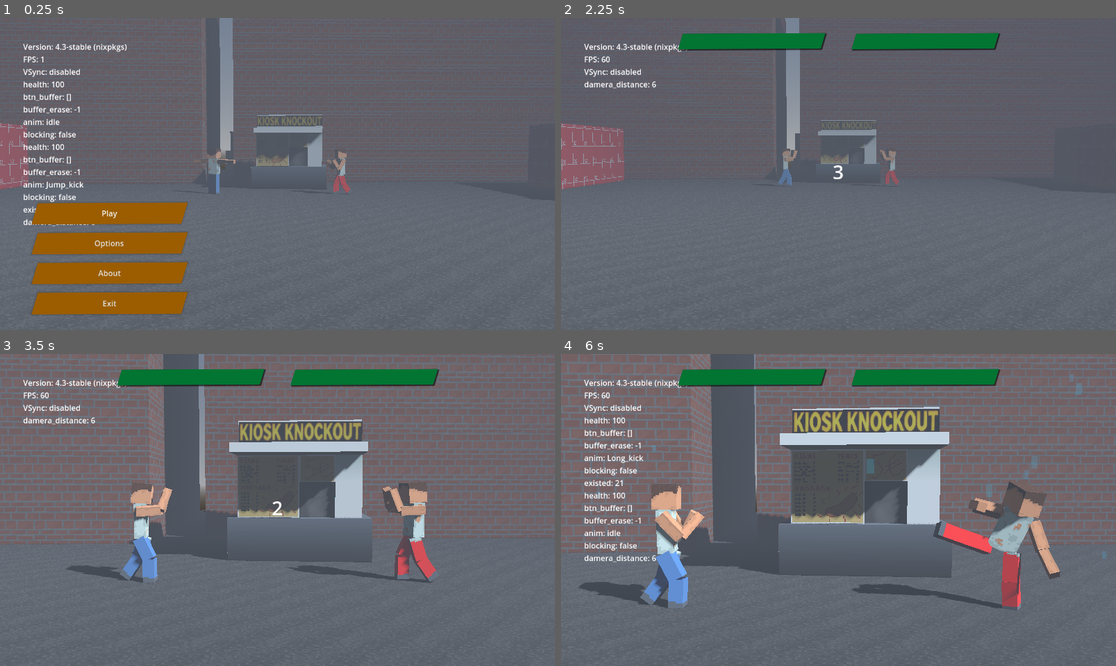
Above: before the commit, frames 1-4 (two rows, left to right).
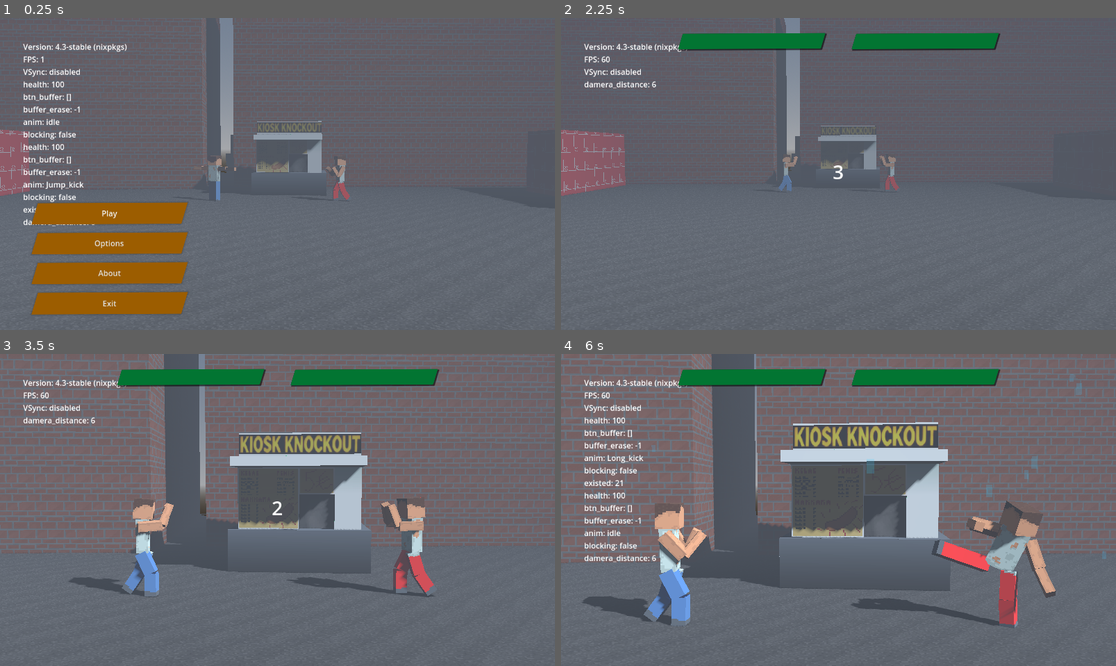
Above: after the commit, the same moments.

Repository: miklaskarjalainen/KioskKnockout
Game: Godot game, scene res://src/scenes/TitleScreen.tscn
Same seed, same stepped clock (60 frames per second), same inputs: the game is played once before the commit and once after it.
Inputs (mouse positions are in pixels of both pictures, inside the frame that each line leads up to):
- Up to frame 1 (0.25 s): no input
- Up to frame 2 (2.25 s): click "Play" at 0.5 s; tap Enter at 1.25 s; move the mouse to (960, 158) at 1.27 s; hold Up (ui_up) 1.28-2 s; click (960, 158) at 1.42 s; click "Play" at 2 s
- Up to frame 3 (3.5 s): drag from (166, 525) to (249, 572) at 2.77 s
- Up to frame 4 (6 s): move the mouse to (894, 441) at 3.52 s; hold Up (ui_up) 3.53-4.25 s; drag from (810, 572) to (672, 463) at 4.27 s; move the mouse to (1005, 556) at 5.02 s; hold Down (ui_down) 5.03-5.75 s; drag from (672, 463) to (755, 432) at 5.77 s

The runs differ from the first frame. In frame 1, 1.8% of the frame differs, in the area x 0-100%, y 0-61%; in frame 2, 1.8%; in frame 3, 13%; in frame 4, 22%, in the area x 0-100%, y 0-88%.

Commit message:
Fine tune the camera

Diff:
--- a/src/scenes/Arena1.tscn
+++ b/src/scenes/Arena1.tscn
@@ -135,10 +135,11 @@
 
 [node name="Camera3D" type="Camera3D" parent="." node_paths=PackedStringArray("Targets")]
 process_mode = 3
-transform = Transform3D(1, 0, 0, 0, 0.998519, 0.0544035, 0, -0.0544035, 0.998519, 0, 2.77035, 6.69957)
+transform = Transform3D(1, 0, 0, 0, 0.998519, 0.0544035, 0, -0.0544035, 0.998519, 0, 3.10971, 6.81836)
 attributes = SubResource("CameraAttributesPhysical_w6j0n")
 script = ExtResource("4_b2icj")
 Targets = [NodePath("../player1"), NodePath("../player2")]
+Offset = Vector2(0, 3)
 
 [node name="GPUParticles3D" type="GPUParticles3D" parent="Camera3D"]
 process_mode = 3
